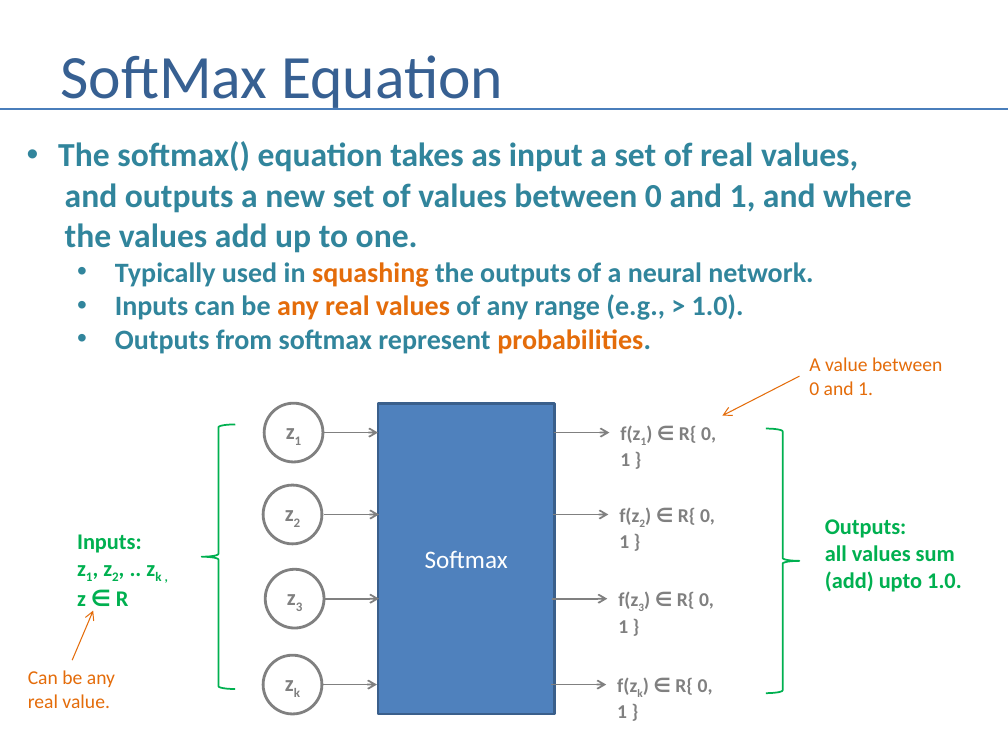
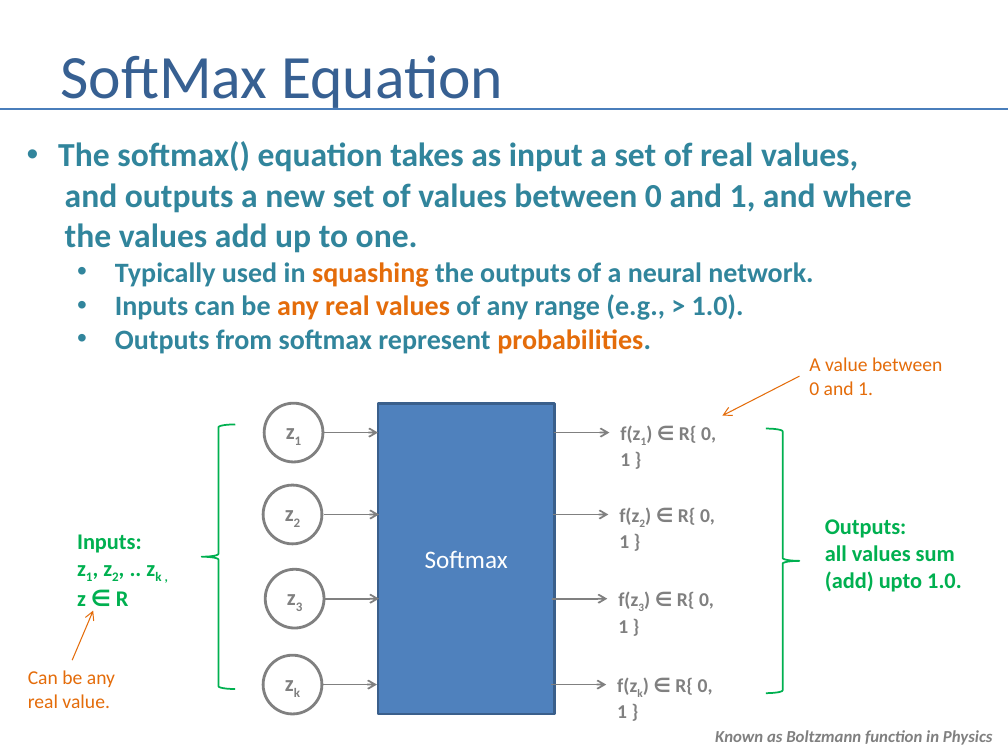
Before and after one commit to andrewferlitsch/Portland-Data-Science-Group, a slide deck: slide 3 of Presentations/Stats - Softmax.pptx. Drawn at 1008x756 pixels with LibreOffice and Linux fonts; fonts in the diff are those of the drawing. Boxes give left, top, right and bottom in pixels: in the first picture for what was removed or moved away, otherwise in the second. Text is boxed around its words. In the diff, an @@ line names an element or a change of style, - is before the commit and + after.

```diff
--- a/Presentations/Stats - Softmax.pptx
+++ b/Presentations/Stats - Softmax.pptx
@@ text added at <box>715,730,993,745</box>, 12 pt, text #808080, bold, italic @@
+Known as Boltzmann function in Physics
```
